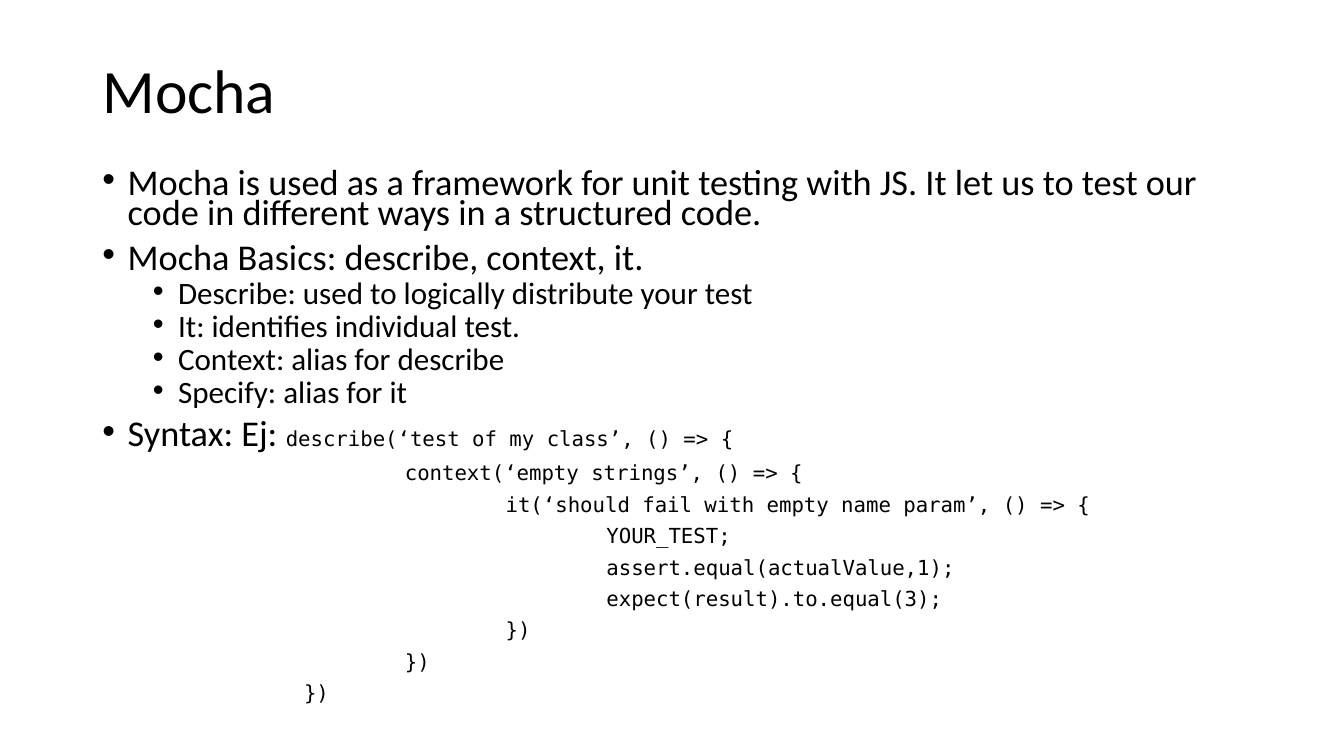
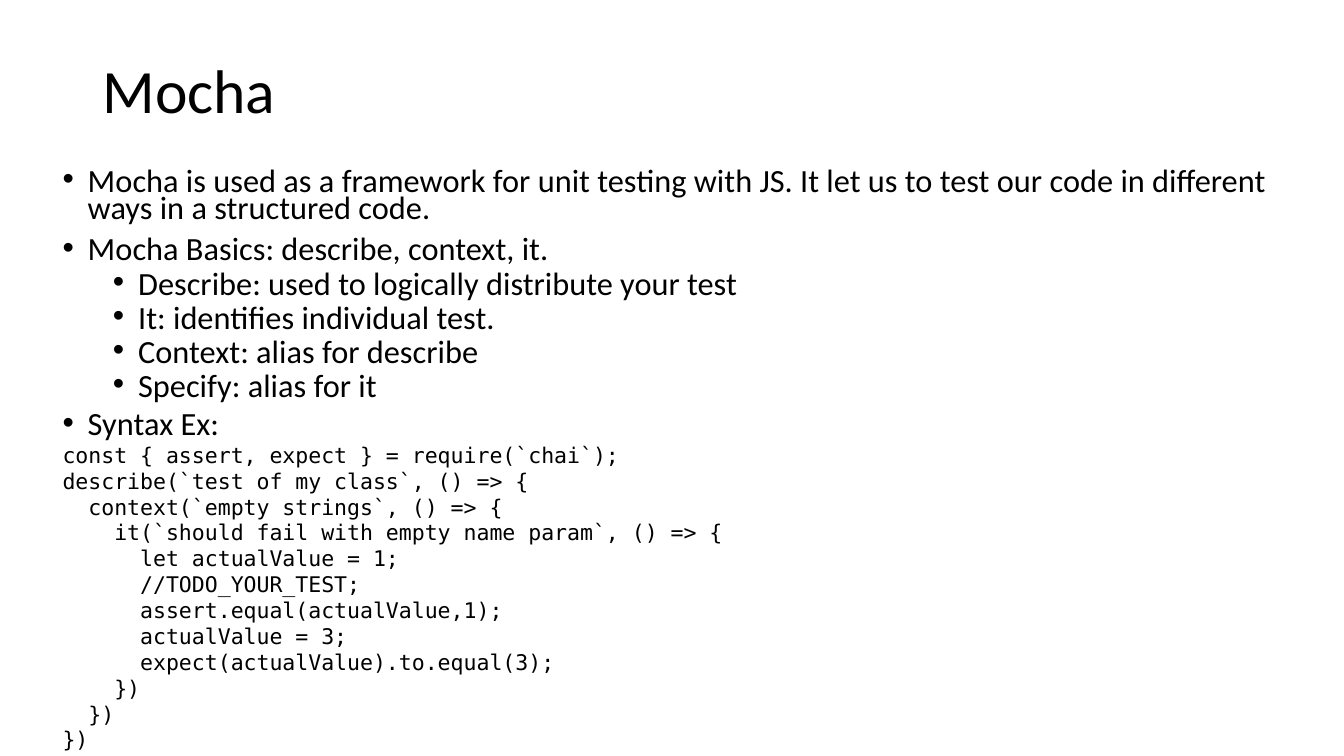
Before and after one commit to jfbz-epam/UnitTestLearning, a slide deck: slide 2 of unit testing.pptx. Drawn at 1344x756 pixels with LibreOffice and Linux fonts; fonts in the diff are those of the drawing. Boxes give left, top, right and bottom in pixels: in the first picture for what was removed or moved away, otherwise in the second. Text is boxed around its words. In the diff, an @@ line names an element or a change of style, - is before the commit and + after.

```diff
--- a/unit testing.pptx
+++ b/unit testing.pptx
@@ text "Mocha is used as a ...": place and size @@
-text "Mocha is used as a ..." at bbox=[128, 169, 1197, 611]
+text "Mocha is used as a ..." at bbox=[63, 169, 1265, 675]
@@ text at bbox=[88, 169, 1265, 623]: size 25.9 to 23.1 pt in "Mocha is used as a framework for ...", "Mocha Basics: describe, context, it."; size 22.2 to 23.1 pt in "Describe: used to logically distribute your test", "It: identifies individual test.", "Context: alias for describe", "Specify: alias for it"; size 14.8 to 15.4 pt in "assert.equal(actualValue,1);", "})", "})", "})"; line spacing 0.7 to 1; less space between paragraphs @@
@@ text at bbox=[63, 414, 619, 597]: text changed; size 14.8 to 15.4 pt @@
-• Syntax: Ej: describe(‘test of my class’, () => {
-context(‘empty strings’, () => {
-it(‘should fail with empty name param’, () => {
-YOUR_TEST;
+• Syntax Ex:
+const { assert, expect } = require(`chai`);
+describe(`test of my class`, () => {
+context(`empty strings`, () => {
+it(`should fail with empty name param`, () => {
+let actualValue = 1;
+//TODO_YOUR_TEST;
@@ text at bbox=[140, 627, 554, 675]: text changed; size 14.8 to 15.4 pt @@
-expect(result).to.equal(3);
+actualValue = 3;
+expect(actualValue).to.equal(3);
```
Also in this commit, not shown: 3 other slides changed, 3 other files.
